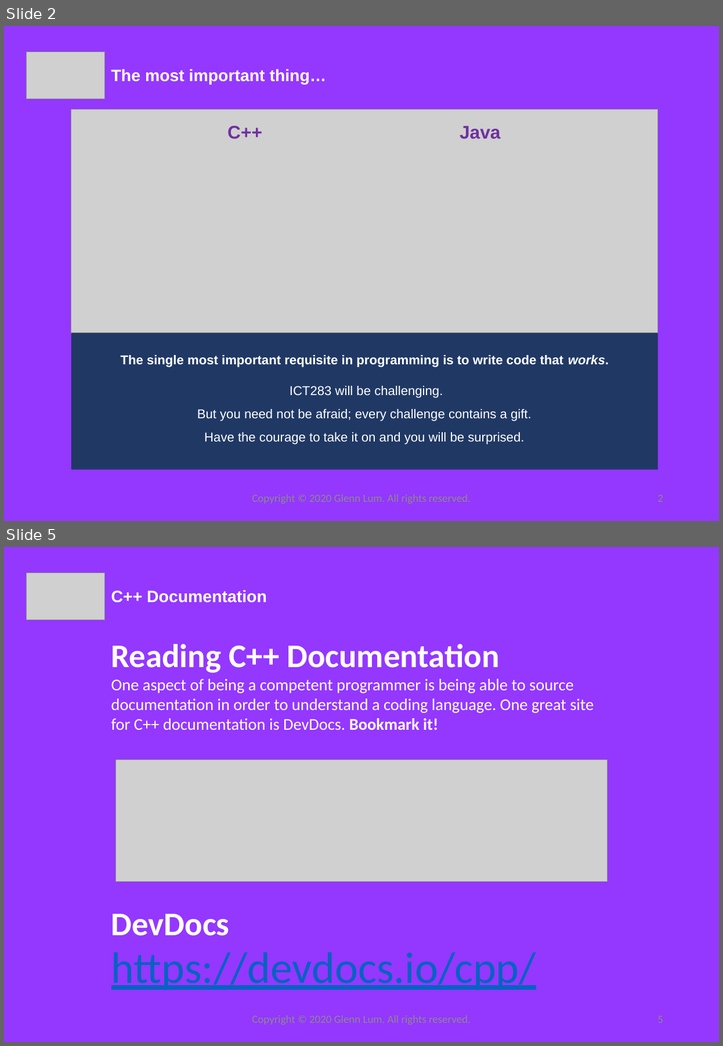
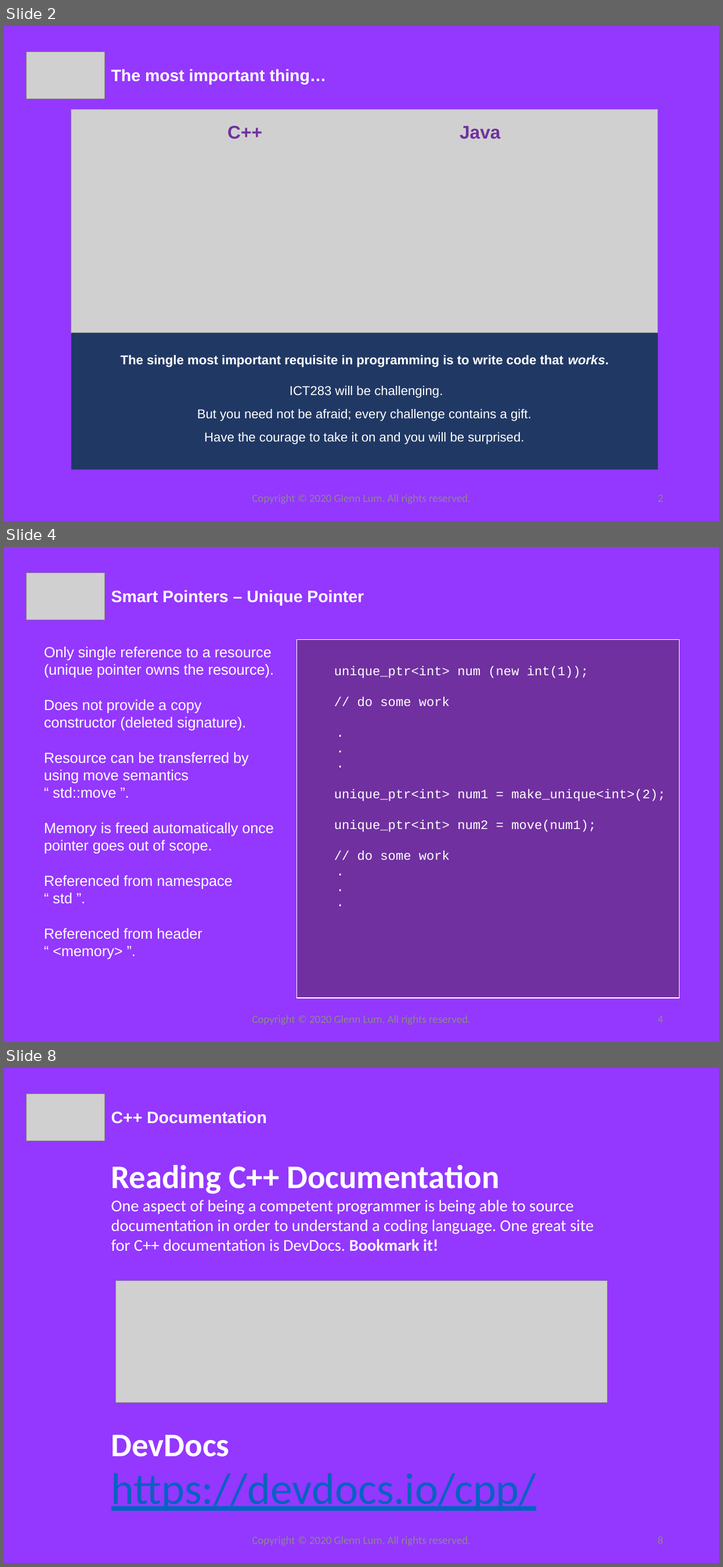
Before and after one commit to EvoDest/resources, a slide deck: PASS_11/PASS_11.pptx. Shown one above the other, each under a label of ours: slides 2 and 5 before the commit, slides 2, 4 and 8 after it; the slides between them are not shown. The pictures are 723x1046 and 723x1567 pixels, drawn with LibreOffice and Linux fonts; fonts in the diff are those of the drawing; grey boxes stand for pictures. Boxes give left, top, right and bottom in pixels: in the first picture for what was removed or moved away, otherwise in the second. Text is boxed around its words. In the diff, an @@ line names an element or a change of style, - is before the commit and + after.

```diff
--- a/PASS_11/PASS_11.pptx
+++ b/PASS_11/PASS_11.pptx
@@ slide 4 added at (4,547,719,1042), background #9437FF @@
@@ picture added at (27,573,104,620) @@
@@ text added at (111,590,364,606), 18 pt, text #FFFFFF, bold @@
+Smart Pointers – Unique Pointer
@@ text added at (44,646,274,959), 16 pt, text #FFFFFF @@
+Only single reference to a resource (unique pointer owns the resource).
+Does not provide a copy constructor (deleted signature).
+Resource can be transferred by using move semantics
+“ std::move ”.
+Memory is freed automatically once pointer goes out of scope.
+Referenced from namespace
+“ std ”.
+Referenced from header
+“ <memory> ”.
@@ rectangle added at (297,639,680,998), fill #7030A0, outline #FFFFFF 1 pt, 14 pt, text #FFFFFF @@
+unique_ptr<int> num (new int(1));
+// do some work
+.
+.
+.
+unique_ptr<int> num1 = make_unique<int>(2);
+unique_ptr<int> num2 = move(num1);
+// do some work
+.
+.
+.
@@ text added at (252,1015,470,1024), 12 pt, text #8C8C8C @@
+Copyright © 2020 Glenn Lum. All rights reserved.
@@ page number added at (657,1016,663,1023), 12 pt, text #8C8C8C @@
+4
@@ what was slide 5 is now slide 8 @@
@@ page number at (657,1536,663,1544): text changed @@
-5
+8
```
Also in this commit, not shown: 2 slides changed, 3 other slides added, 1 slide removed, 1 other file.
